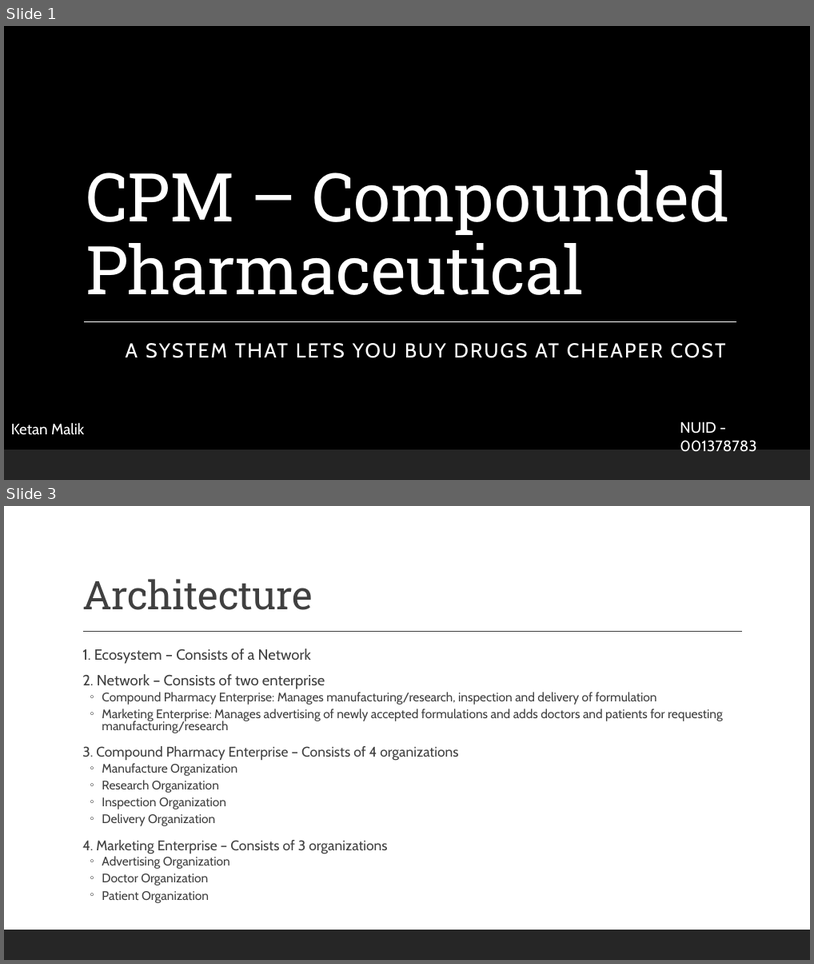
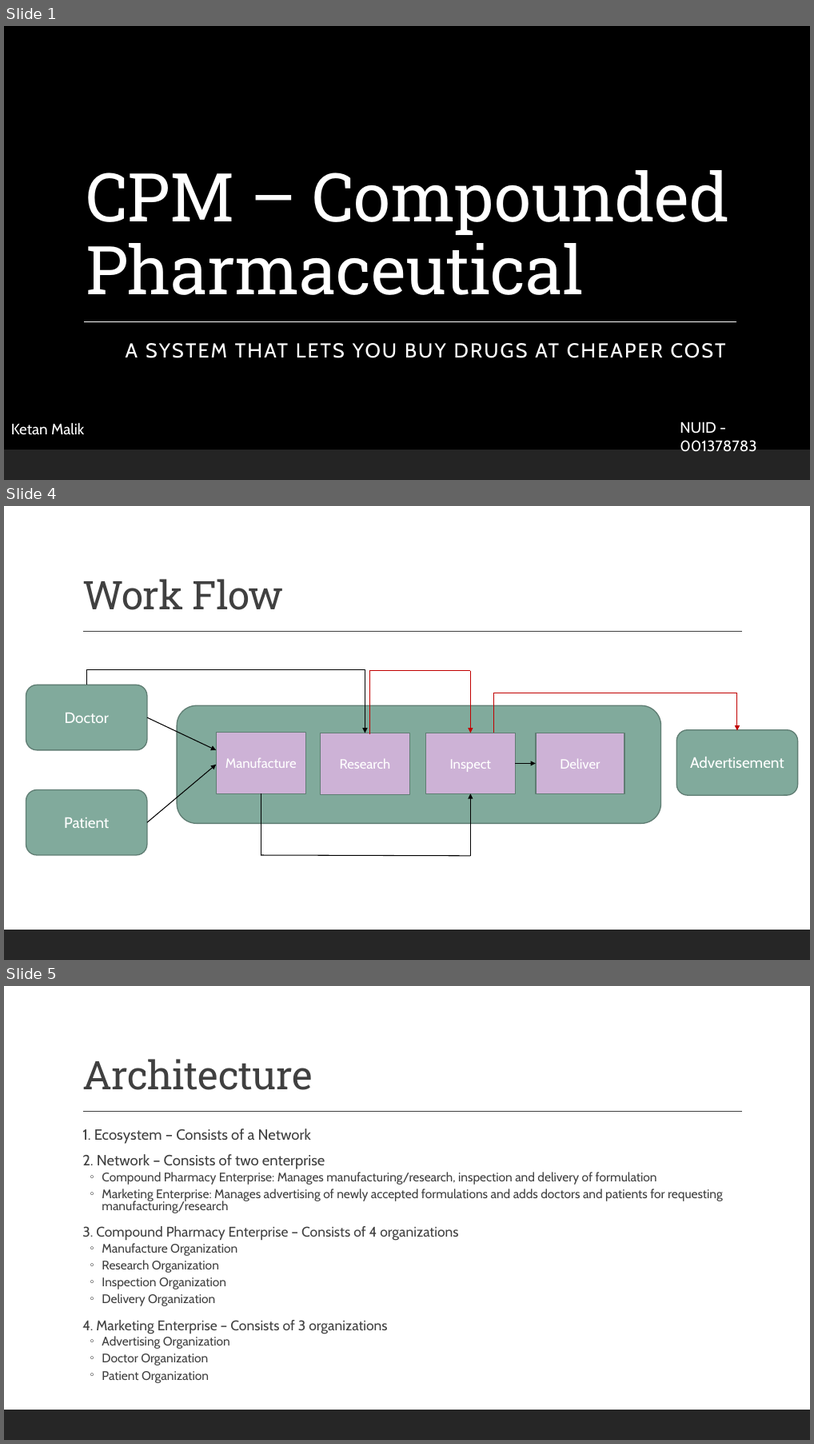
Before and after one commit to ketanmalik/AED, a slide deck: Final Project/Final-Project-Presentation.pptx. Shown one above the other, each under a label of ours: slides 1 and 3 before the commit, slides 1, 4 and 5 after it; the slides between them are not shown. The pictures are 814x964 and 814x1444 pixels, drawn with LibreOffice and Linux fonts; fonts in the diff are those of the drawing; background and template pictures are left out. Boxes give left, top, right and bottom in pixels: in the first picture for what was removed or moved away, otherwise in the second. Text is boxed around its words. In the diff, an @@ line names an element or a change of style, - is before the commit and + after.

```diff
--- a/Final Project/Final-Project-Presentation.pptx
+++ b/Final Project/Final-Project-Presentation.pptx
@@ slide 4 added at box(4, 506, 810, 960), background #FFFFFF; not listed: 2 template elements that a slide beside it also shows @@
@@ title added at box(82, 579, 284, 610), 47 pt, text #404040 @@
+Work Flow
@@ elbow arrow added from (87, 685) to (365, 733), #000000 1 pt @@
@@ line added from (370, 733) to (370, 671), #C00000 1 pt @@
@@ line added from (370, 671) to (471, 671), #C00000 1 pt @@
@@ arrow added from (471, 671) to (471, 733), #C00000 1 pt @@
@@ rounded rectangle added at box(26, 685, 146, 751), fill #81AA9C, outline #5F7E73 1.25 pt, 18 pt, text #FFFFFF @@
+Doctor
@@ line added from (494, 733) to (494, 692), #C00000 1 pt @@
@@ line added from (494, 692) to (738, 692), #C00000 1 pt @@
@@ arrow added from (738, 693) to (738, 731), #C00000 1 pt @@
@@ arrow added from (147, 717) to (216, 750), #000000 1 pt @@
@@ rounded rectangle added at box(177, 706, 662, 824), fill #81AA9C, outline #5F7E73 1.25 pt @@
@@ rectangle added at box(216, 732, 306, 794), fill #CDB2D6, outline #5F7E73 1.25 pt, 16 pt, text #FFFFFF @@
+Manufacture
@@ rectangle added at box(320, 733, 410, 795), fill #CDB2D6, outline #5F7E73 1.25 pt, 16 pt, text #FFFFFF @@
+Research
@@ rectangle added at box(426, 733, 515, 794), fill #CDB2D6, outline #5F7E73 1.25 pt, 16 pt, text #FFFFFF @@
+Inspect
@@ rectangle added at box(536, 733, 625, 794), fill #CDB2D6, outline #5F7E73 1.25 pt, 16 pt, text #FFFFFF @@
+Deliver
@@ rounded rectangle added at box(678, 730, 798, 795), fill #81AA9C, outline #5F7E73 1.25 pt, 18 pt, text #FFFFFF @@
+Advertisement
@@ arrow added from (147, 822) to (216, 764), #000000 1 pt @@
@@ arrow added from (516, 763) to (536, 763), #000000 1 pt @@
@@ rounded rectangle added at box(26, 790, 146, 855), fill #81AA9C, outline #5F7E73 1.25 pt, 18 pt, text #FFFFFF @@
+Patient
@@ line added from (261, 793) to (261, 855), #000000 1 pt @@
@@ arrow added from (471, 856) to (471, 793), #000000 1 pt @@
@@ line added from (261, 855) to (471, 856), #000000 1 pt @@
@@ what was slide 3 is now slide 5 @@
```
Also in this commit, not shown: 4 slides changed, 4 other slides added, 3 slides removed, 3 other files.
